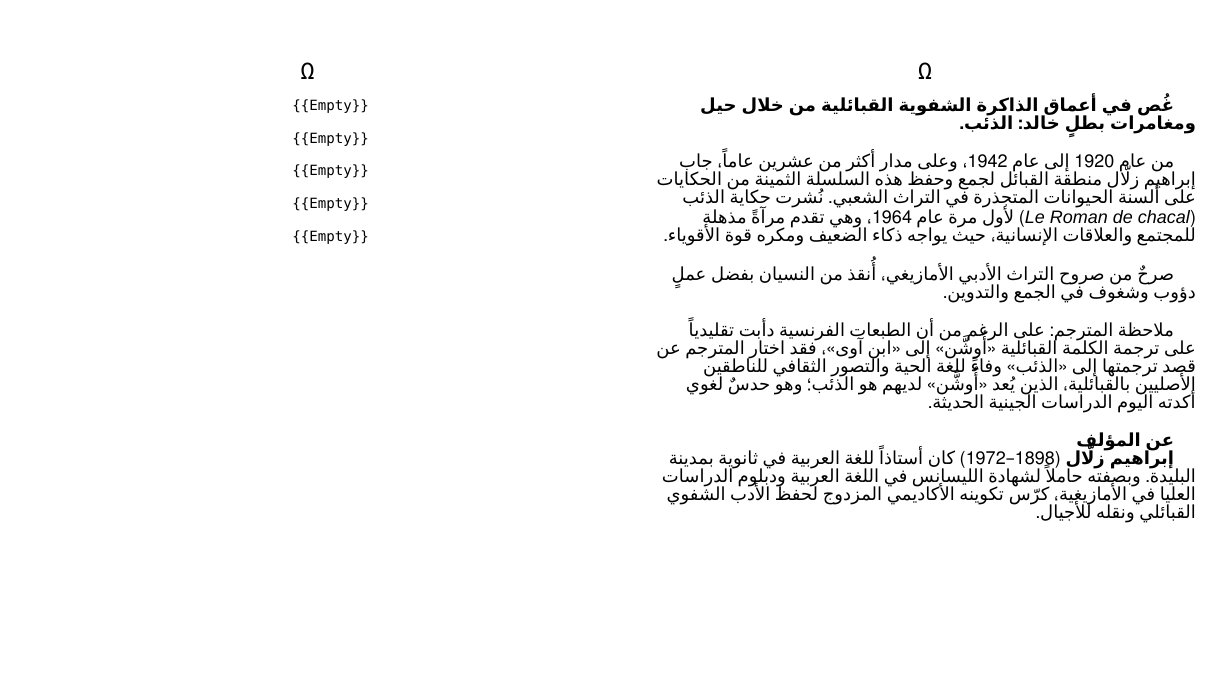
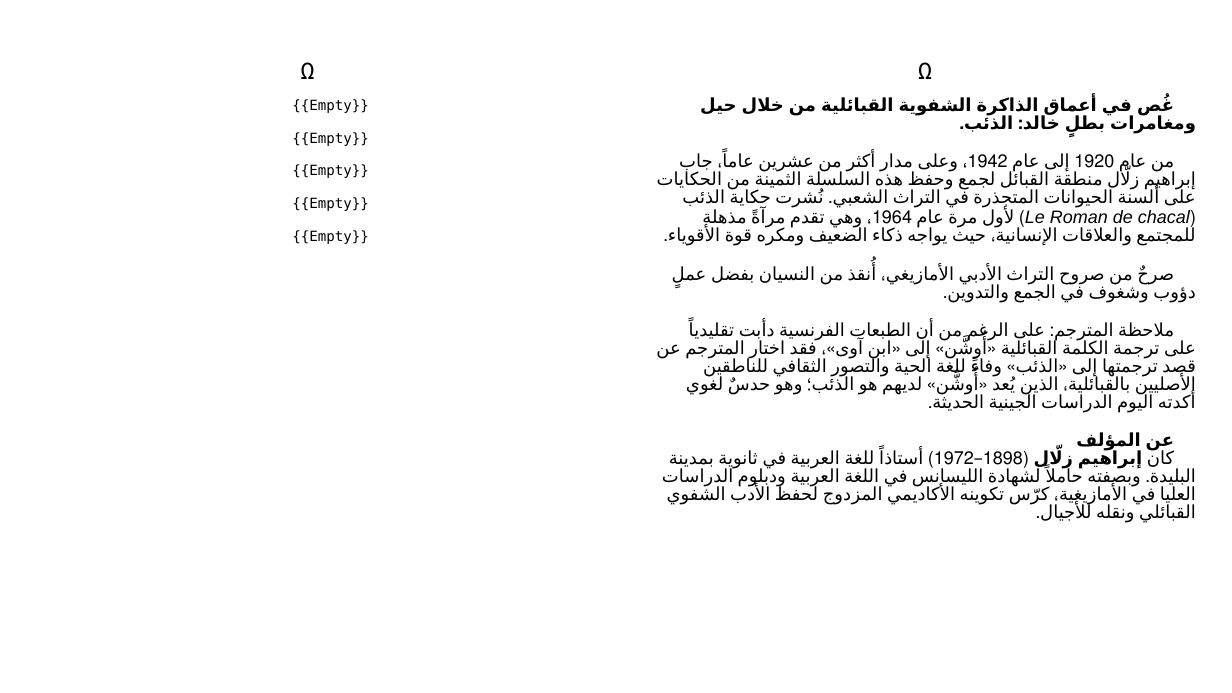
Before and after one commit to sferhah/tamacahut_n_wuccen, a slide deck: slide 88 of Uccen.ConsoleApp/Resources/pptx/uccen.arb.pptx. Drawn at 1232x693 pixels with LibreOffice and Linux fonts; fonts in the diff are those of the drawing. Boxes give left, top, right and bottom in pixels: in the first picture for what was removed or moved away, otherwise in the second. Text is boxed around its words. In the diff, an @@ line names an element or a change of style, - is before the commit and + after.

```diff
--- a/Uccen.ConsoleApp/Resources/pptx/uccen.arb.pptx
+++ b/Uccen.ConsoleApp/Resources/pptx/uccen.arb.pptx
@@ table at (x1=30, y1=15, x2=1205, y2=668) @@
-row 3, column 3: غُص في أعماق الذاكرة الشفوية القبائلية من خلال حيل ومغامرات بطلٍ خالد: الذئب. / من عام 1920 إلى عام 1942، وعلى مدار أكثر من عشرين عاماً، جاب إبراهيم زلّال منطقة القبائل لجمع وحفظ هذه السلسلة الثمينة من الحكايات على ألسنة الحيوانات المتجذرة في التراث الشعبي. نُشرت حكاية الذئب (Le Roman de chacal) لأول مرة عام 1964، وهي تقدم مرآةً مذهلة للمجتمع والعلاقات الإنسانية، حيث يواجه ذكاء الضعيف ومكره قوة الأقوياء. / صرحٌ من صروح التراث الأدبي الأمازيغي، أُنقذ من النسيان بفضل عملٍ دؤوب وشغوف في الجمع والتدوين. / ملاحظة المترجم: على الرغم من أن الطبعات الفرنسية دأبت تقليدياً على ترجمة الكلمة القبائلية «أُوشَّن» إلى «ابن آوى»، فقد اختار المترجم عن قصد ترجمتها إلى «الذئب» وفاءً للغة الحية والتصور الثقافي للناطقين الأصليين بالقبائلية، الذين يُعد «أُوشَّن» لديهم هو الذئب؛ وهو حدسٌ لغوي أكدته اليوم الدراسات الجينية الحديثة. / عن المؤلف / إبراهيم زلّال (1898–1972) كان أستاذاً للغة العربية في ثانوية بمدينة البليدة. وبصفته حاملاً لشهادة الليسانس في اللغة العربية ودبلوم الدراسات العليا في الأمازيغية، كرّس تكوينه الأكاديمي المزدوج لحفظ الأدب الشفوي القبائلي ونقله للأجيال.
+row 3, column 3: غُص في أعماق الذاكرة الشفوية القبائلية من خلال حيل ومغامرات بطلٍ خالد: الذئب. / من عام 1920 إلى عام 1942، وعلى مدار أكثر من عشرين عاماً، جاب إبراهيم زلّال منطقة القبائل لجمع وحفظ هذه السلسلة الثمينة من الحكايات على ألسنة الحيوانات المتجذرة في التراث الشعبي. نُشرت حكاية الذئب (Le Roman de chacal) لأول مرة عام 1964، وهي تقدم مرآةً مذهلة للمجتمع والعلاقات الإنسانية، حيث يواجه ذكاء الضعيف ومكره قوة الأقوياء. / صرحٌ من صروح التراث الأدبي الأمازيغي، أُنقذ من النسيان بفضل عملٍ دؤوب وشغوف في الجمع والتدوين. / ملاحظة المترجم: على الرغم من أن الطبعات الفرنسية دأبت تقليدياً على ترجمة الكلمة القبائلية «أُوشَّن» إلى «ابن آوى»، فقد اختار المترجم عن قصد ترجمتها إلى «الذئب» وفاءً للغة الحية والتصور الثقافي للناطقين الأصليين بالقبائلية، الذين يُعد «أُوشَّن» لديهم هو الذئب؛ وهو حدسٌ لغوي أكدته اليوم الدراسات الجينية الحديثة. / عن المؤلف / كان إبراهيم زلّال (1898–1972) أستاذاً للغة العربية في ثانوية بمدينة البليدة. وبصفته حاملاً لشهادة الليسانس في اللغة العربية ودبلوم الدراسات العليا في الأمازيغية، كرّس تكوينه الأكاديمي المزدوج لحفظ الأدب الشفوي القبائلي ونقله للأجيال.
```
Also in this commit, not shown: 1 other slide changed, 10 other files.
